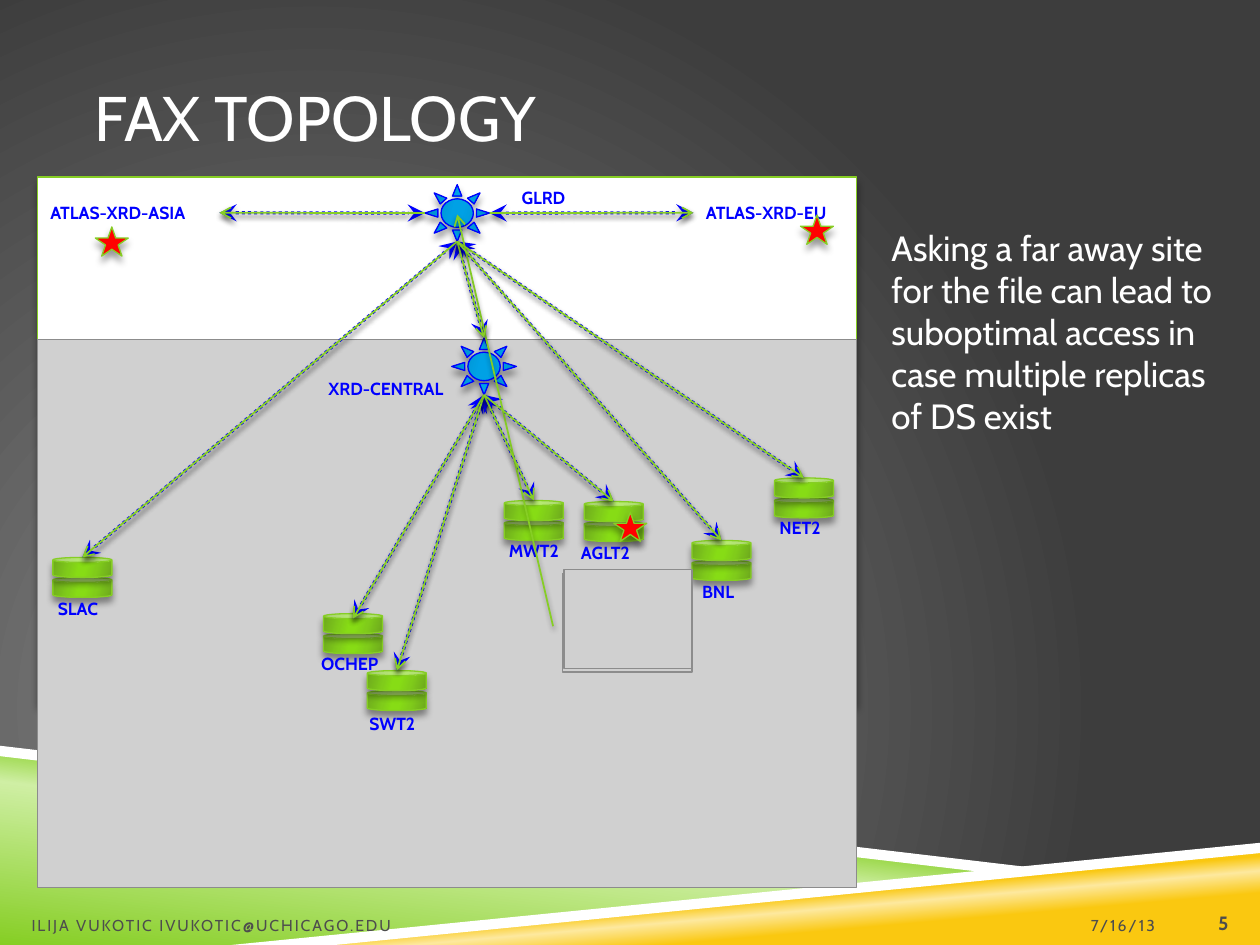
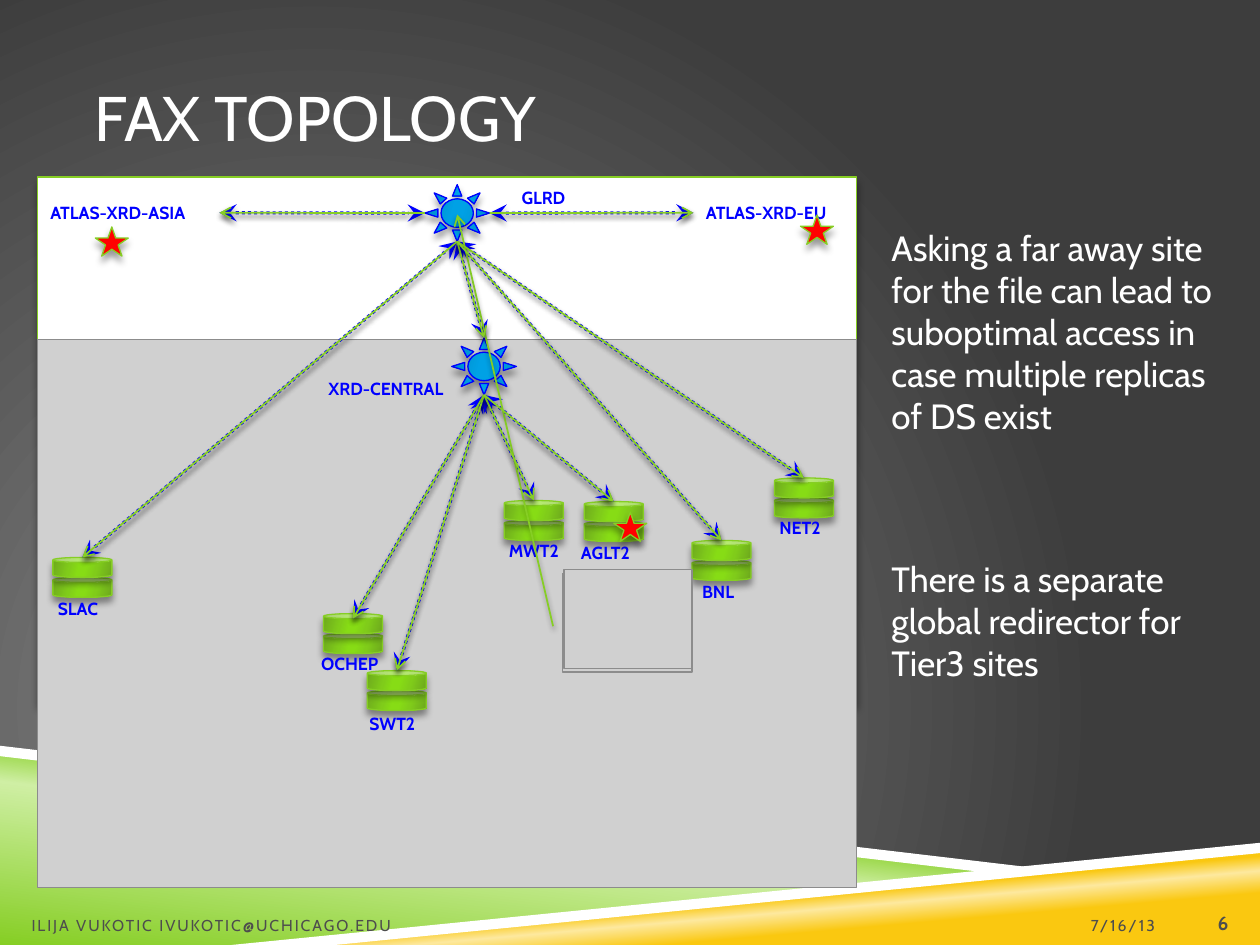
Before and after one commit to ivukotic/Tutorial, a slide deck: slide 6 of Tutorial.pptx (slide 5 before the commit). Drawn at 1260x945 pixels with LibreOffice and Linux fonts; fonts in the diff are those of the drawing; grey boxes stand for pictures; background and template pictures are left out. Boxes give left, top, right and bottom in pixels: in the first picture for what was removed or moved away, otherwise in the second. Text is boxed around its words. In the diff, an @@ line names an element or a change of style, - is before the commit and + after.

```diff
--- a/Tutorial.pptx
+++ b/Tutorial.pptx
@@ text at [891,565,1181,677]: paragraph added @@
+There is a separate global redirector for Tier3 sites
@@ page number at [1218,916,1229,930]: text changed @@
-5
+6
```
Also in this commit, not shown: 15 other slides changed, 4 slides added.
